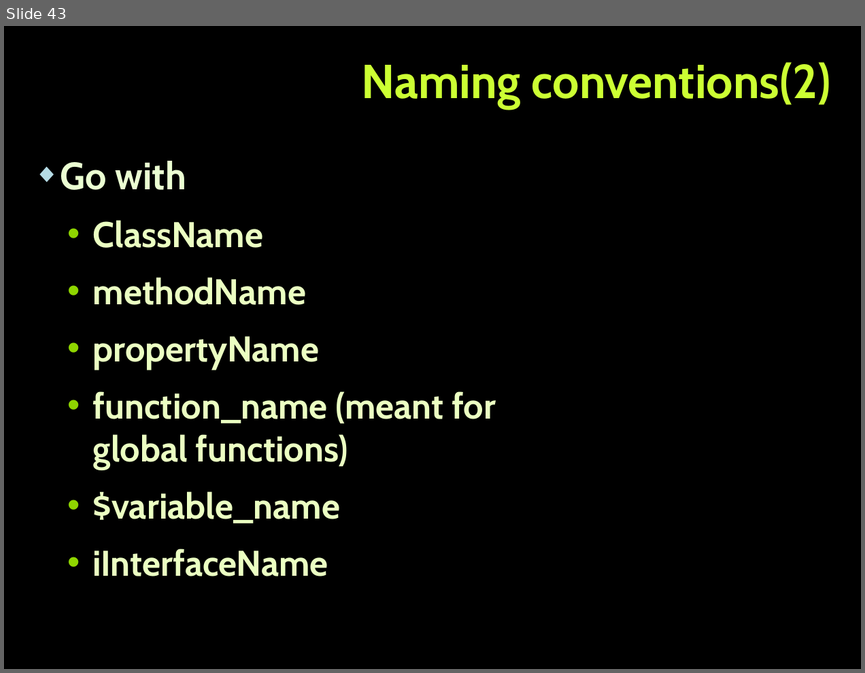
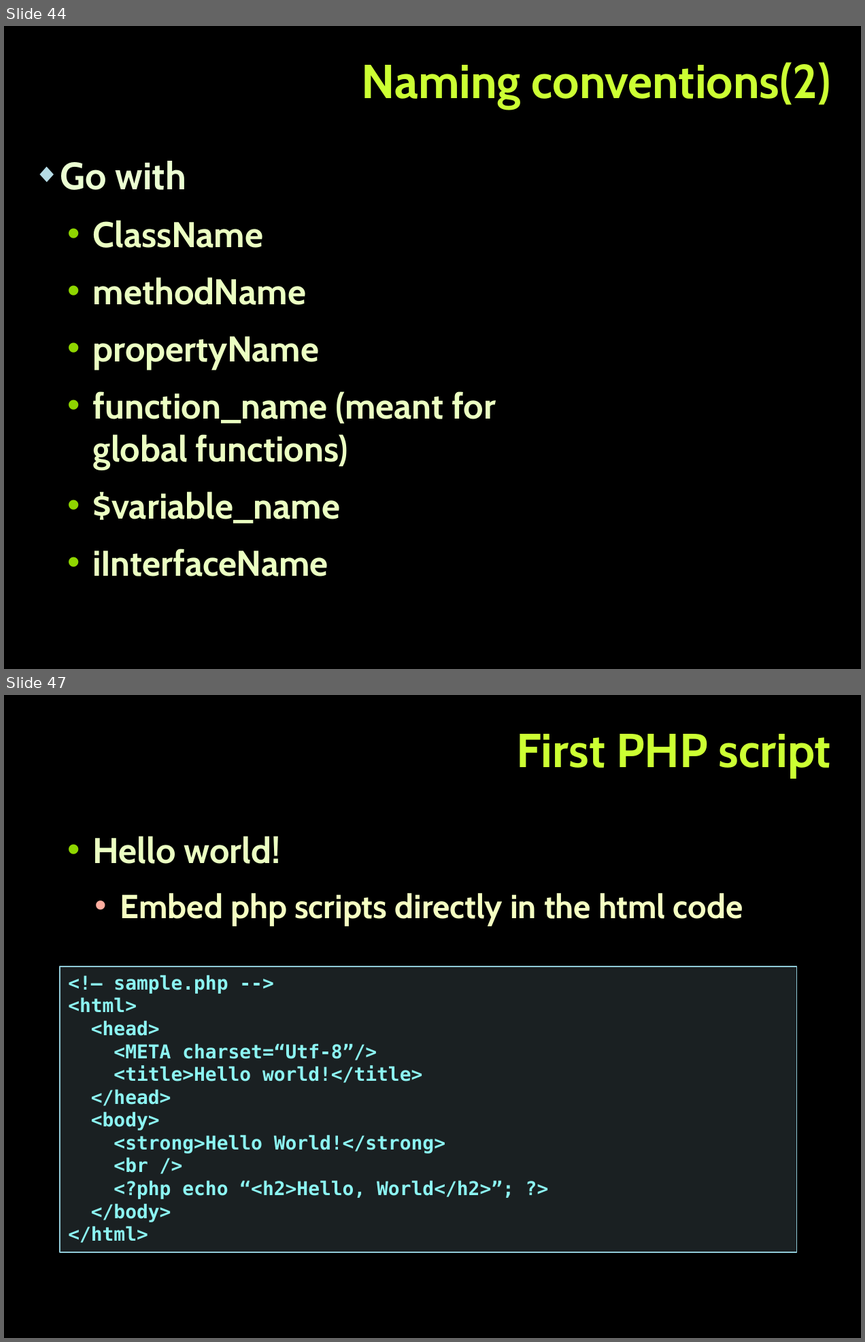
Before and after one commit to tanzhur/PHP_MVC-seminar, a slide deck: PHP_MVC.pptx. Shown one above the other, each under a label of ours: slide 43 before the commit, slides 44 and 47 after it; the slides between them are not shown. The pictures are 865x673 and 865x1342 pixels, drawn with LibreOffice and Linux fonts; fonts in the diff are those of the drawing; background and template pictures are left out. Boxes give left, top, right and bottom in pixels: in the first picture for what was removed or moved away, otherwise in the second. Text is boxed around its words. In the diff, an @@ line names an element or a change of style, - is before the commit and + after.

```diff
--- a/PHP_MVC.pptx
+++ b/PHP_MVC.pptx
@@ slide 47 added at bbox=[4, 695, 861, 1338], background picture (left out) @@
@@ title added at bbox=[517, 734, 831, 778], 40 pt, text #CCFF33, bold @@
+First PHP script
@@ text added at bbox=[93, 836, 742, 926], 28 pt, text #F5FFC2, bold @@
+  • Hello world!
+    • Embed php scripts directly in the html code
@@ rectangle added at bbox=[60, 966, 797, 1252], fill #B5DBE5 at 15% opacity, outline #90CAD7 1 pt, 16 pt, text #8CF4F2, bold @@
+<!– sample.php -->
+<html>
+<head>
+<META charset=“Utf-8”/>
+<title>Hello world!</title>
+</head>
+<body>
+<strong>Hello World!</strong>
+<br />
+<?php echo “<h2>Hello, World</h2>”; ?>
+</body>
+</html>
@@ what was slide 43 is now slide 44 @@
```
Also in this commit, not shown: 1 slide changed, 8 other slides added, 1 other file.
